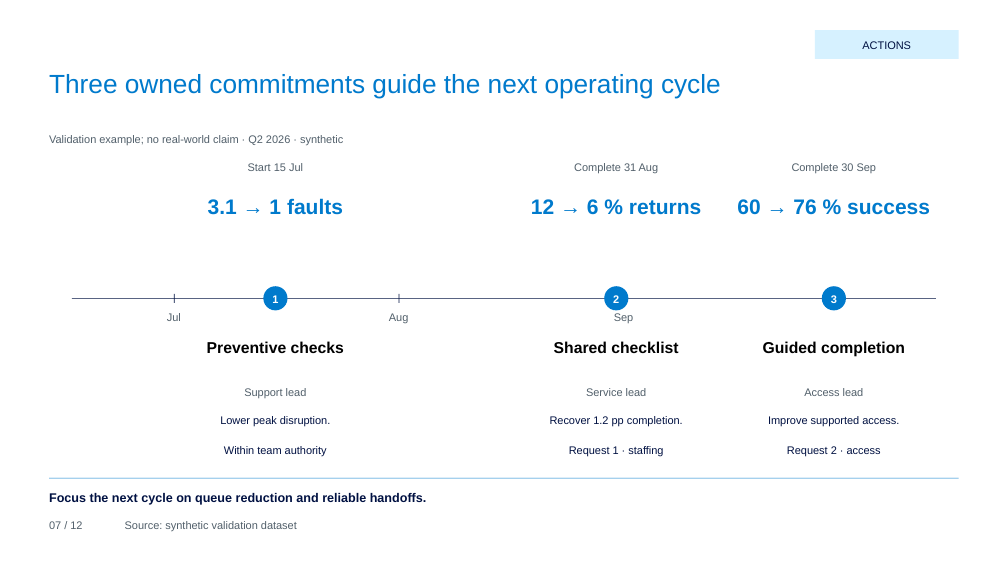
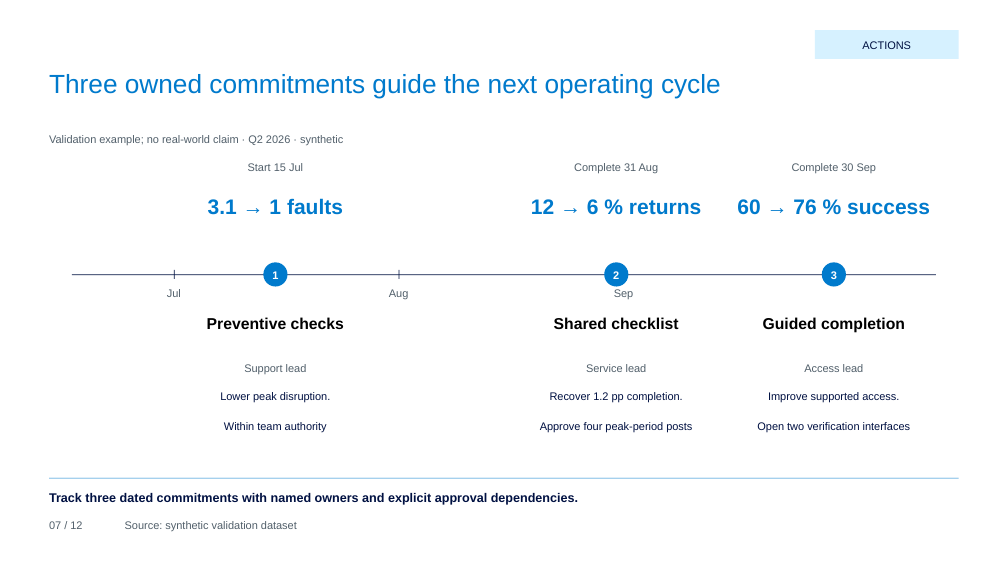
Before and after one commit to hustcer/pptx-nova, a slide deck: slide 7 of pptx-nova/assets/examples/deckkits/sky-compass/deck.pptx. Drawn at 1008x567 pixels with LibreOffice and Linux fonts; fonts in the diff are those of the drawing. Boxes give left, top, right and bottom in pixels: in the first picture for what was removed or moved away, otherwise in the second. Text is boxed around its words. In the diff, an @@ line names an element or a change of style, - is before the commit and + after.

Commit message:
feat(pptx-nova): refine sky-compass presentation design
- Replace the heavy gray cover sector with bounded, editable compass arcs
  and strengthen title, metric, and explanation-panel hierarchy.
- Honor planned table typography, allocate columns per layout, and reject
  numeric values or units that would wrap across lines.
- Clarify whole-process targets and bridge level-versus-delta units while
  preserving every numeric fact and native chart/table source value.
- Refresh the showcase, design projections, catalog quality metadata, and
  reviewed zero-issue baseline; retain candidate readiness and host limits.
- Add regression coverage for cover geometry, typography, and Chinese units,
  and update the listing test to invoke the renamed just ls recipe.
- Validate 36 canonical pages, 12-page PowerPoint PDF export, package XML,
  smoke/public audits, and 681 passing tests with 39 conditional skips.

```diff
--- a/pptx-nova/assets/examples/deckkits/sky-compass/deck.pptx
+++ b/pptx-nova/assets/examples/deckkits/sky-compass/deck.pptx
@@ 13 texts, 4 rectangles, 3 ellipses: place and size @@
-13 texts, 4 rectangles, 3 ellipses at (72,287,936,456)
+13 texts, 4 rectangles, 3 ellipses at (72,262,936,432)
@@ text at (540,422,692,432): text changed @@
-Request 1 · staffing
+Approve four peak-period posts
@@ text at (757,422,910,432): text changed @@
-Request 2 · access
+Open two verification interfaces
@@ text at (49,493,578,505): text changed @@
-Focus the next cycle on queue reduction and reliable handoffs.
+Track three dated commitments with named owners and explicit approval dependencies.
```
Also in this commit, not shown: 11 other slides changed, 29 other files.
